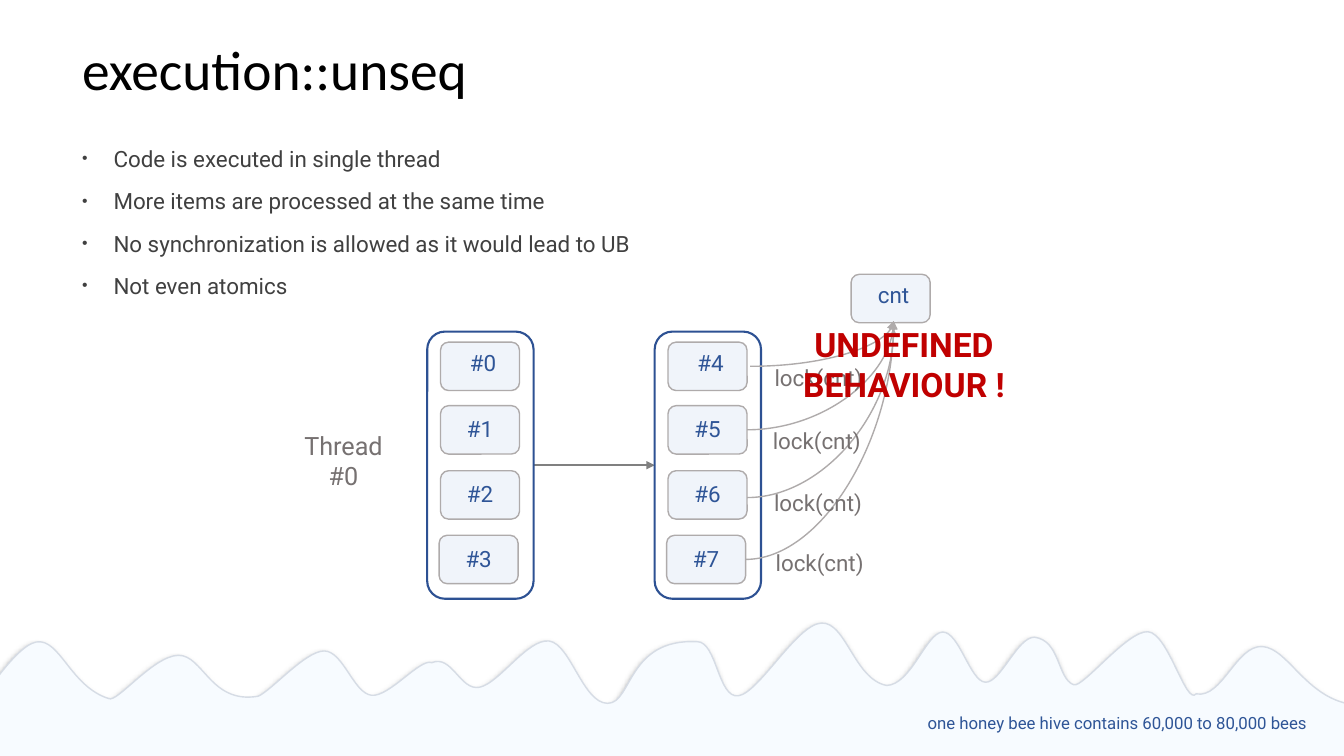
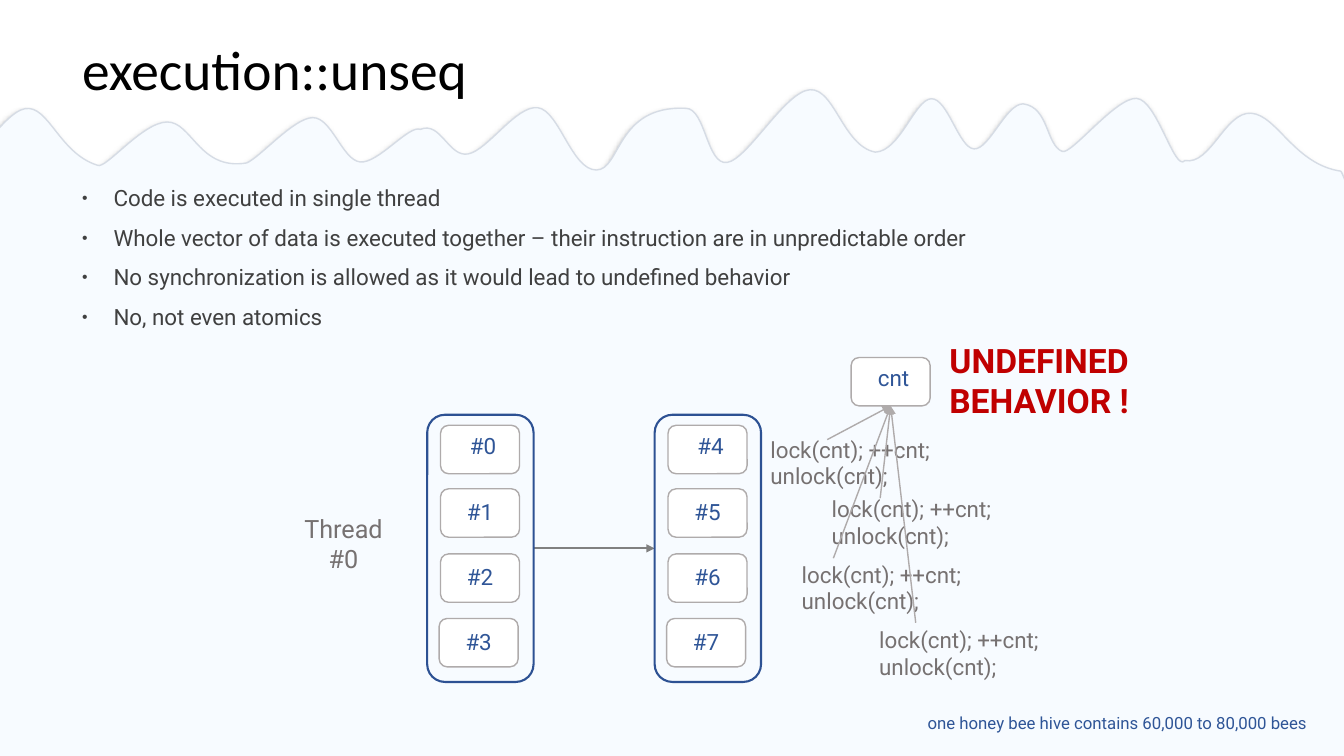
Before and after one commit to EmptySquareBubble/StoriesFromAParallelUniverse-, a slide deck: slide 35 of stories_from_a_paralel_universe.pptx (slide 33 before the commit). Drawn at 1344x756 pixels with LibreOffice and Linux fonts; fonts in the diff are those of the drawing. Boxes give left, top, right and bottom in pixels: in the first picture for what was removed or moved away, otherwise in the second. Text is boxed around its words. In the diff, an @@ line names an element or a change of style, - is before the commit and + after.

```diff
--- a/stories_from_a_paralel_universe.pptx
+++ b/stories_from_a_paralel_universe.pptx
@@ freeform shape: place and size @@
-freeform shape at (0,608,1344,747)
+freeform shape at (0,75,1344,214)
@@ rectangle: place and size @@
-rectangle at (0,714,1344,756)
+rectangle at (0,180,1344,756)
@@ text at (114,189,441,211): line spacing 1 to 0.9 @@
@@ text at (114,229,966,328): text changed @@
-  • More items are processed at the same time
-  • No synchronization is allowed as it would lead to UB
-  • Not even atomics
+  • Whole vector of data is executed together – their instruction are in unpredictable order
+  • No synchronization is allowed as it would lead to undefined behavior
+  • No, not even atomics
@@ curved arrow removed from (746, 560) to (894, 322) @@
@@ curved arrow removed from (747, 430) to (894, 322) @@
@@ curved arrow removed from (747, 498) to (894, 329) @@
@@ curved arrow removed from (750, 366) to (894, 322) @@
@@ 11 rounded rectangles, 10 texts: place and size @@
-11 rounded rectangles, 10 texts at (304,274,930,599)
+11 rounded rectangles, 10 texts at (304,358,930,683)
@@ fill #F0F4FA to #FFFFFF in 9 elements at (441,489,519,537), (441,555,519,603), (440,619,518,667), (668,489,747,537), (668,555,747,603), (666,619,745,667), (441,425,519,474), (668,425,747,474), (851,358,930,406) @@
@@ text at (949,349,1128,414): text changed @@
-  UNDEFINED BEHAVIOUR !
+  UNDEFINED BEHAVIOR !
@@ text removed at (775,365,863,392) @@
-  lock(cnt)
@@ arrow added from (828, 440) to (891, 406), #AFABAB 1 pt @@
@@ arrow added from (834, 559) to (891, 406), #AFABAB 1 pt @@
@@ arrow added from (880, 498) to (891, 406), #AFABAB 1 pt @@
@@ arrow added from (915, 623) to (891, 406), #AFABAB 1 pt @@
@@ text at (770,437,930,490): text changed @@
-  lock(cnt)
+  lock(cnt); ++cnt; unlock(cnt);
@@ text at (832,496,991,550): text changed @@
-  lock(cnt)
+  lock(cnt); ++cnt; unlock(cnt);
@@ arrow moved from (533, 466) - (655, 466) to (533, 548) - (655, 548) @@
@@ text added at (802,562,961,615), 16 pt, text #767171 @@
+  lock(cnt); ++cnt; unlock(cnt);
@@ text at (879,630,1038,680): text changed @@
-  lock(cnt)
+  lock(cnt); ++cnt; unlock(cnt);
```
Also in this commit, not shown: 4 other slides changed, 7 slides added, 1 other file.
